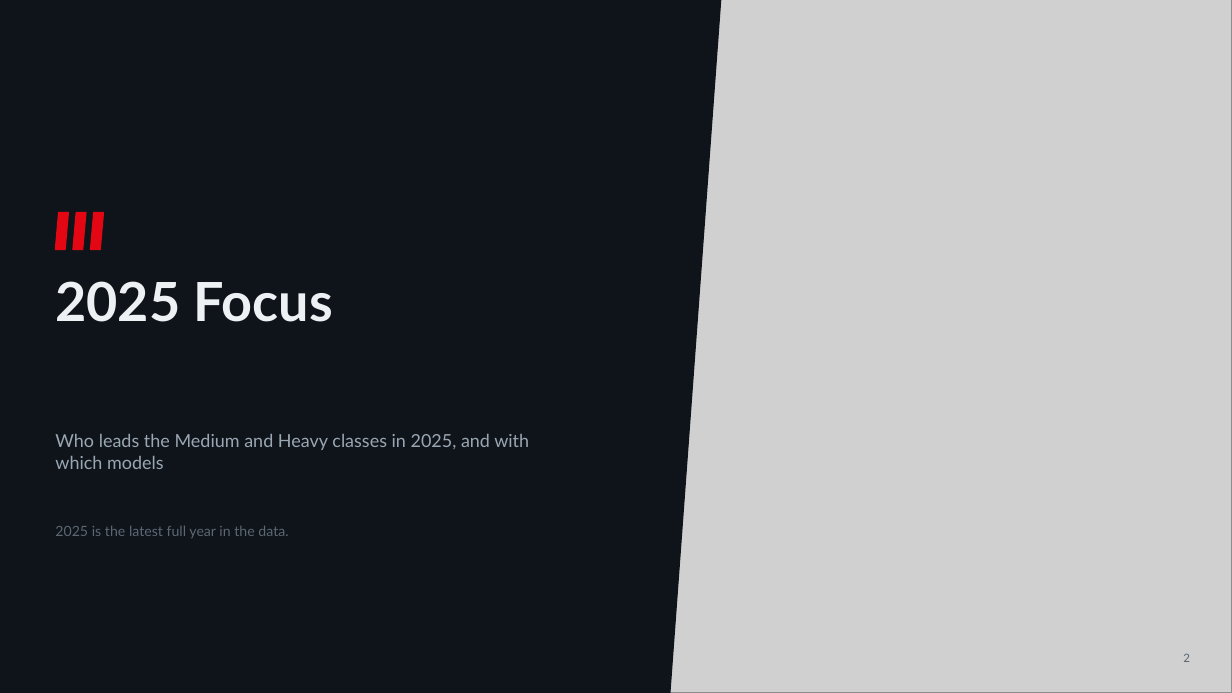
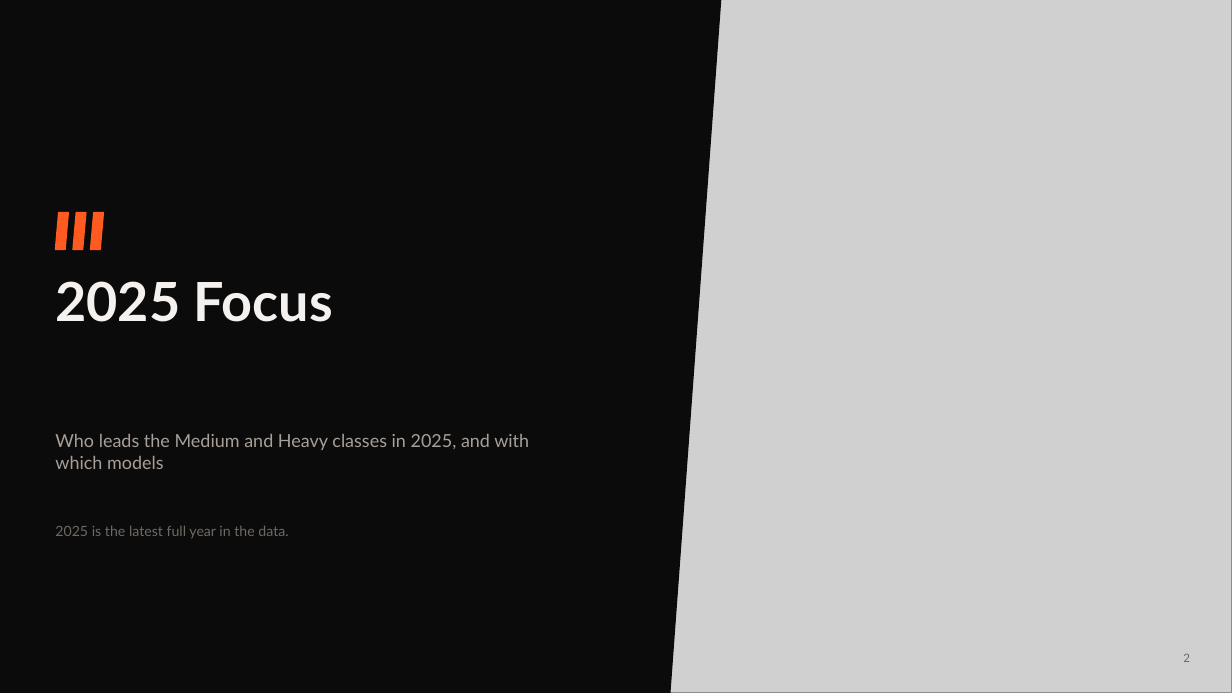
Before and after one commit to Godson7777/Ferarri_Crane_Tiberias, a slide deck: slide 3 of slides/Flli_Ferrari_Market_Strategy_v5.pptx. Drawn at 1232x693 pixels with LibreOffice and Linux fonts; fonts in the diff are those of the drawing; grey boxes stand for pictures. Boxes give left, top, right and bottom in pixels: in the first picture for what was removed or moved away, otherwise in the second. Text is boxed around its words. In the diff, an @@ line names an element or a change of style, - is before the commit and + after.

```diff
--- a/slides/Flli_Ferrari_Market_Strategy_v5.pptx
+++ b/slides/Flli_Ferrari_Market_Strategy_v5.pptx
@@ background #0F141A to #0C0B0B @@
@@ rectangle at <box>0,0,615,693</box>: fill #0F141A to #0C0B0B; outline #0F141A 1 pt to #0C0B0B 1 pt @@
@@ parallelogram at <box>518,0,721,693</box>: fill #0F141A to #0C0B0B; outline #0F141A 1 pt to #0C0B0B 1 pt @@
@@ fill #E30613 to #FF5A1F; outline #E30613 1 pt to #FF5A1F 1 pt in 3 elements at <box>55,213,68,250</box>, <box>73,213,86,250</box>, <box>91,213,104,250</box> @@
@@ text "2025 Focus" at <box>55,281,333,322</box>: text colour #EEF1F4 to #F4F1EE @@
@@ text "Who leads the Medium and ..." at <box>55,434,529,469</box>: text colour #9AA6B2 to #A79F98 @@
@@ text "2025 is the latest full ..." at <box>55,526,288,538</box>: text colour #5C6773 to #6F6963 @@
@@ text "2" at <box>1183,654,1190,662</box>: text colour #5C6773 to #6F6963 @@
```
Also in this commit, not shown: 11 other slides changed, 4 other files.
